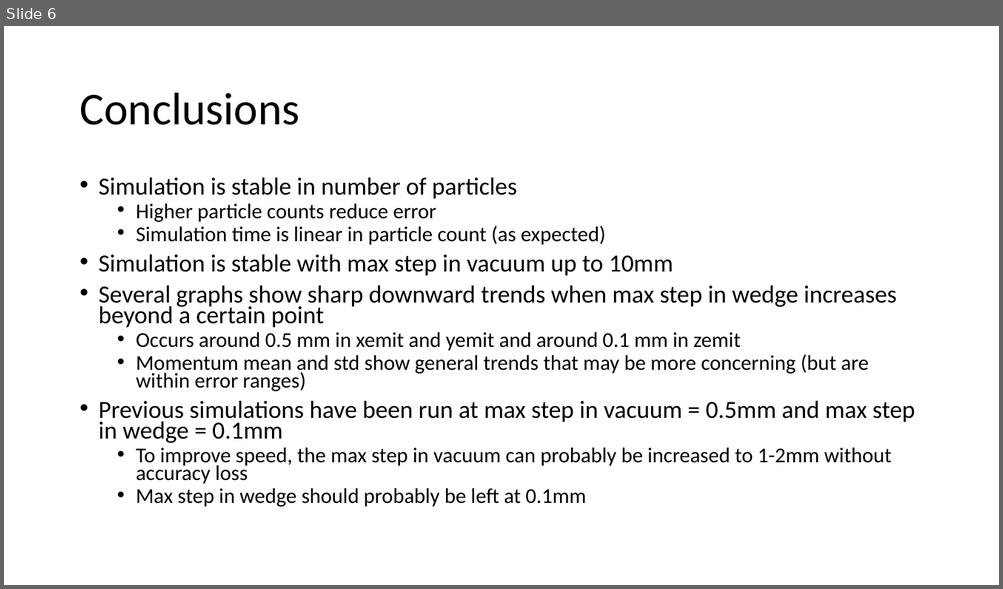
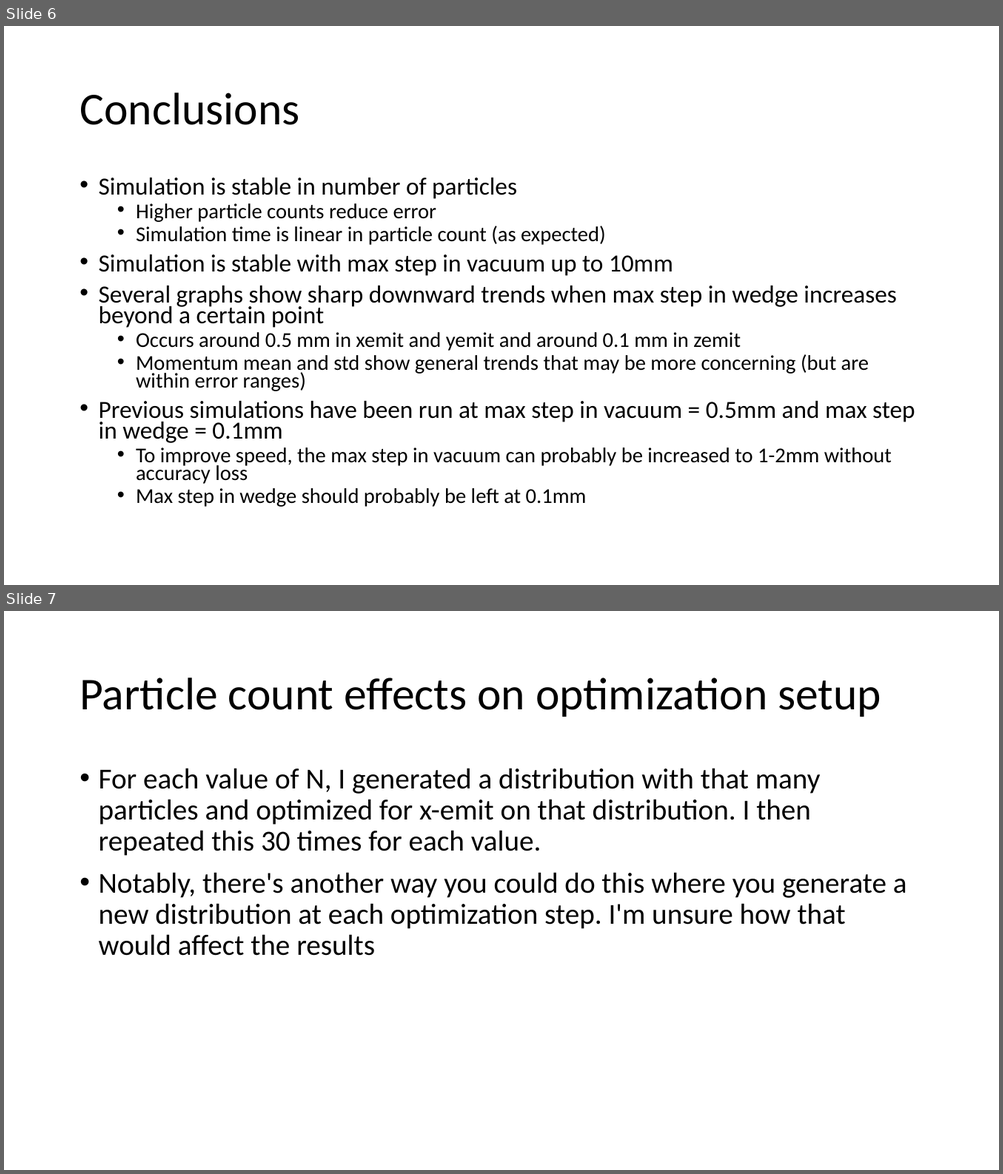
Before and after one commit to kdp-lab/muC-final-cooling, a slide deck: summaries/Accuracy.pptx. Shown one above the other, each under a label of ours: slide 6 before the commit, slides 6 and 7 after it. The pictures are 1003x589 and 1003x1174 pixels, drawn with LibreOffice and Linux fonts; fonts in the diff are those of the drawing. Boxes give left, top, right and bottom in pixels: in the first picture for what was removed or moved away, otherwise in the second. Text is boxed around its words. In the diff, an @@ line names an element or a change of style, - is before the commit and + after.

Commit message:
Added results for optimization varying N

```diff
--- a/summaries/Accuracy.pptx
+++ b/summaries/Accuracy.pptx
@@ slide 7 added at <box>4,611,999,1170</box>, background #FFFFFF @@
@@ title added at <box>79,678,881,717</box>, 44 pt, text #000000 @@
+Particle count effects on optimization setup
@@ text added at <box>99,768,907,956</box>, 28 pt, text #000000 @@
+• For each value of N, I generated a distribution with that many particles and optimized for x-emit on that distribution. I then repeated this 30 times for each value.
+• Notably, there's another way you could do this where you generate a new distribution at each optimization step. I'm unsure how that would affect the results
```
Also in this commit, not shown: 2 other slides added, 1 other file.
